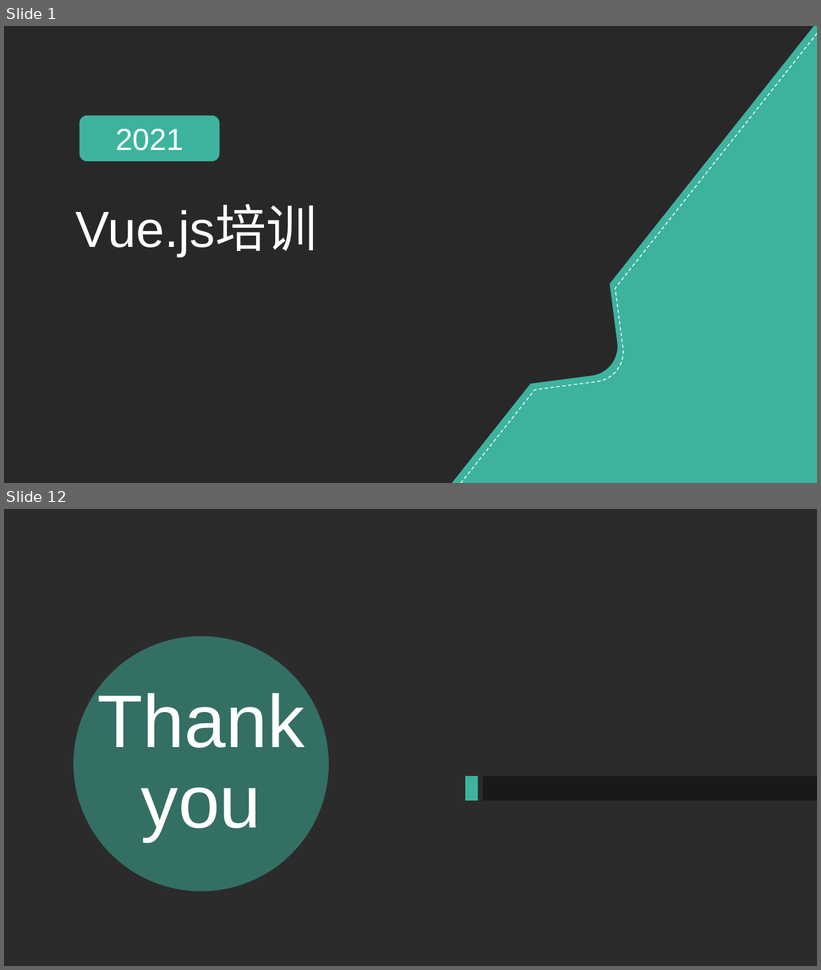
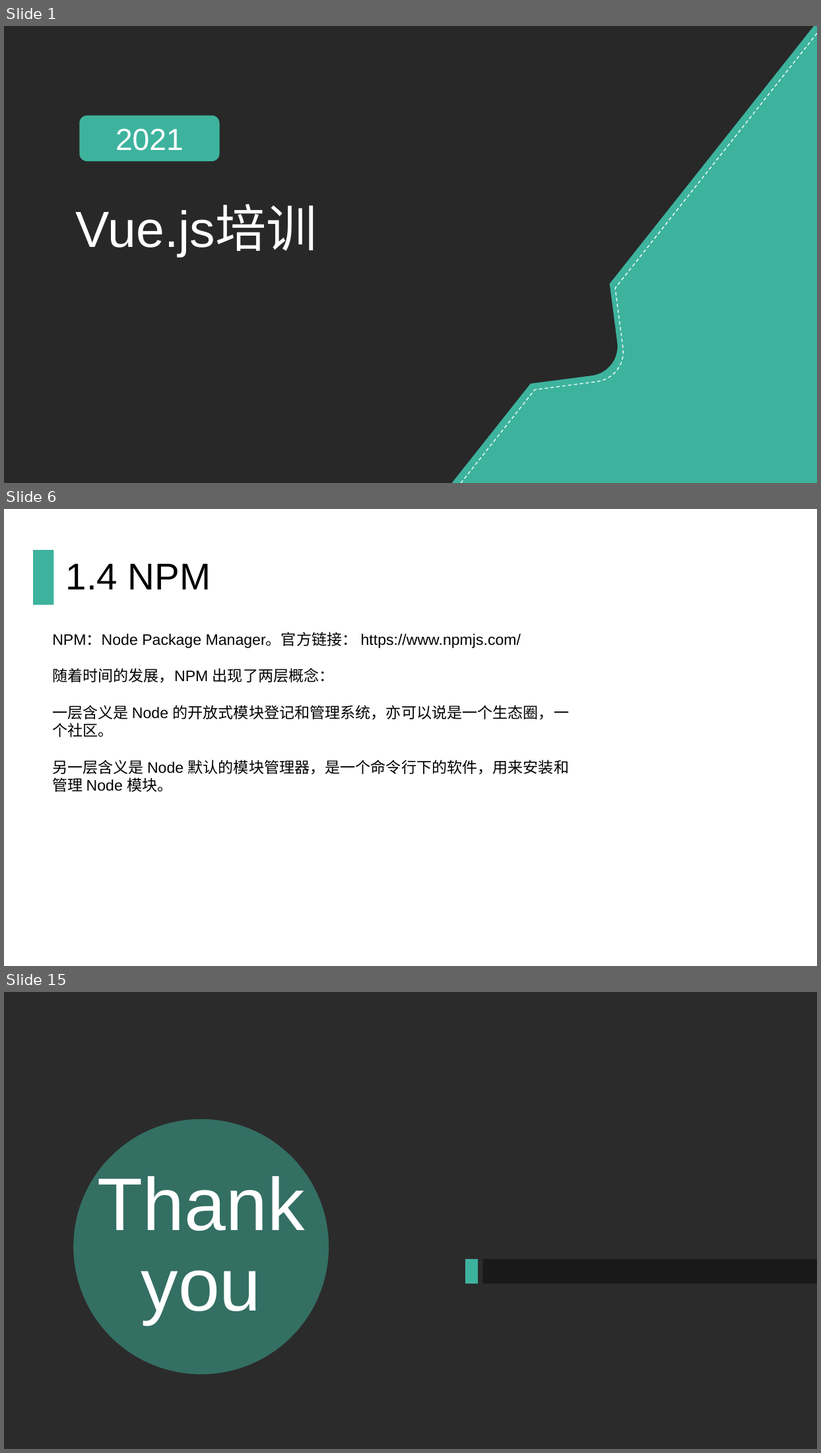
Before and after one commit to qinting513/nodejs_Vue3, a slide deck: Vue.js培训.pptx. Shown one above the other, each under a label of ours: slides 1 and 12 before the commit, slides 1, 6 and 15 after it; the slides between them are not shown. The pictures are 821x970 and 821x1453 pixels, drawn with LibreOffice and Linux fonts; fonts in the diff are those of the drawing; background and template pictures are left out; a plain dark background stands for a picture behind light text. Boxes give left, top, right and bottom in pixels: in the first picture for what was removed or moved away, otherwise in the second. Text is boxed around its words. In the diff, an @@ line names an element or a change of style, - is before the commit and + after.

```diff
--- a/Vue.js培训.pptx
+++ b/Vue.js培训.pptx
@@ slide 6 added at (4,509,817,966), background #FFFFFF @@
@@ rectangle added at (33,550,54,605), fill #3DB39E @@
@@ title added at (66,564,211,590), 44 pt, text #000000 @@
+1.4 NPM
@@ text added at (52,632,570,792), 18 pt, text #000000 @@
+NPM：Node Package Manager。官方链接： https://www.npmjs.com/
+随着时间的发展，NPM 出现了两层概念：
+一层含义是 Node 的开放式模块登记和管理系统，亦可以说是一个生态圈，一个社区。
+另一层含义是 Node 默认的模块管理器，是一个命令行下的软件，用来安装和管理 Node 模块。
@@ what was slide 12 is now slide 15 @@
```
Also in this commit, not shown: 6 slides changed, 6 other slides added, 4 slides removed, 1 other file.
